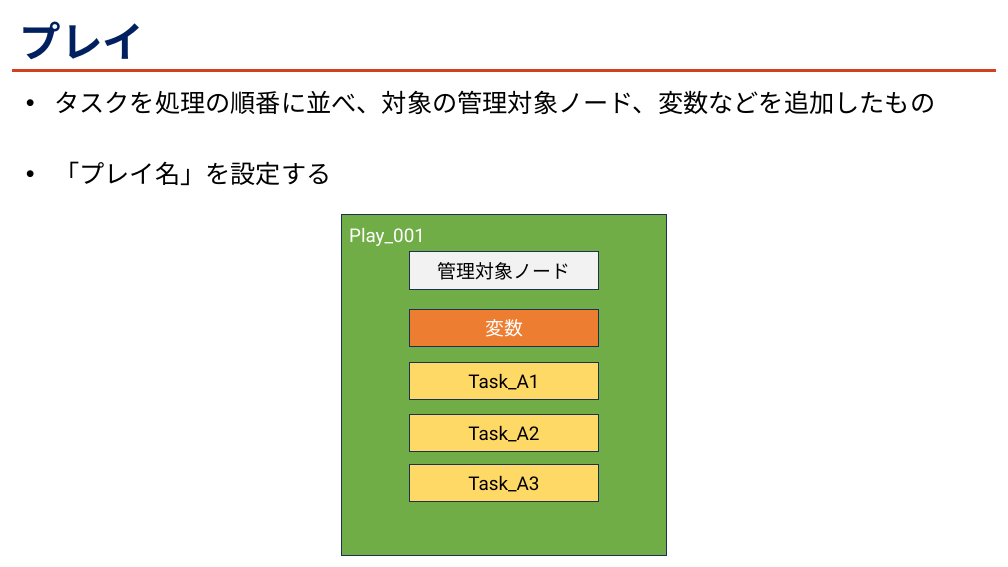
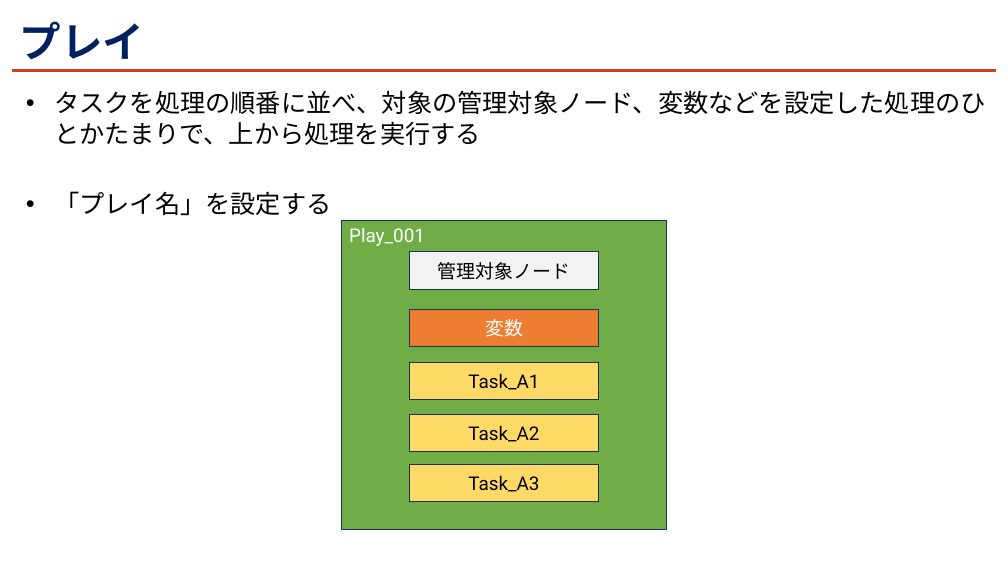
Before and after one commit to kohei-miyadai07/PresentationMaterials, a slide deck: slide 15 of 20240524/Ansibleについて知ろう.pptx. Drawn at 1008x567 pixels with LibreOffice and Linux fonts; fonts in the diff are those of the drawing; background and template pictures are left out. Boxes give left, top, right and bottom in pixels: in the first picture for what was removed or moved away, otherwise in the second. Text is boxed around its words. In the diff, an @@ line names an element or a change of style, - is before the commit and + after.

Commit message:
Powerpoint and pdf mod.

```diff
--- a/20240524/Ansibleについて知ろう.pptx
+++ b/20240524/Ansibleについて知ろう.pptx
@@ text at [54, 90, 985, 145]: text changed @@
-• タスクを処理の順番に並べ、対象の管理対象ノード、変数などを追加したもの
+• タスクを処理の順番に並べ、対象の管理対象ノード、変数などを設定した処理のひとかたまりで、上から処理を実行する
@@ rectangle: place and size @@
-rectangle at [342, 214, 666, 555]
+rectangle at [342, 221, 666, 529]
```
Also in this commit, not shown: 1 other slide changed, 1 other file.
